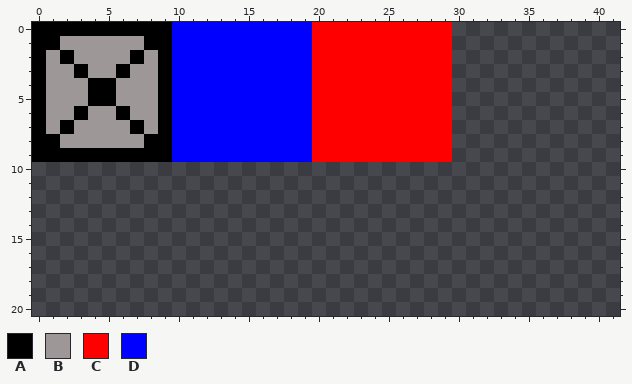
Edited in one commit: pixel-art sprite (Ogmo-Stuff/tileset.png). The picture above is the old version.
The file is 50x60 pixels. Shown: x 0..41, y 0..20.
Palette (. is transparent): A #000000  B #9d9797  C #ff0000  D #0000ff
Pixels before, first column x 0:
 0 AAAAAAAAAADDDDDDDDDDCCCCCCCCCC
 1 AABBBBBBAADDDDDDDDDDCCCCCCCCCC
 2 ABABBBBABADDDDDDDDDDCCCCCCCCCC
 3 ABBABBABBADDDDDDDDDDCCCCCCCCCC
 4 ABBBAABBBADDDDDDDDDDCCCCCCCCCC
 5 ABBBAABBBADDDDDDDDDDCCCCCCCCCC
 6 ABBABBABBADDDDDDDDDDCCCCCCCCCC
 7 ABABBBBABADDDDDDDDDDCCCCCCCCCC
 8 AABBBBBBAADDDDDDDDDDCCCCCCCCCC
 9 AAAAAAAAAADDDDDDDDDDCCCCCCCCCC
Now the later version:
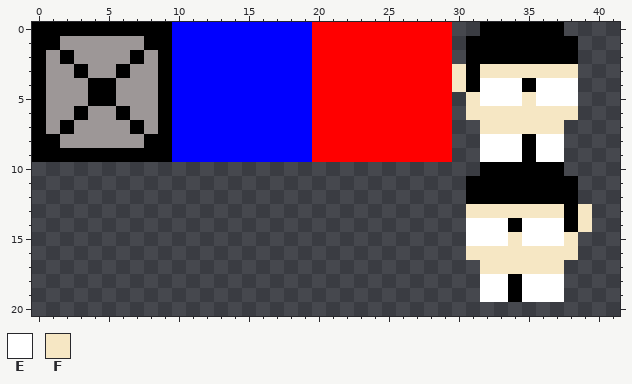
Colours new in this view: E #ffffff  F #f6e7c4
What changed:
Changed rows in their new state; - is an unchanged pixel.
first column x 30:
 0 --AAAAAA--
 1 -AAAAAAAA-
 2 -AAAAAAAA-
 3 FAFFFFFFF-
 4 FAEEEAEEE-
 5 -FEEEFEEE-
 6 -FFFFFFFF-
 7 --FFFFFF--
 8 --EEEAEE--
 9 --EEEAEE--
10 --AAAAAA--
11 -AAAAAAAA-
12 -AAAAAAAA-
13 -FFFFFFFAF
14 -EEEAEEEAF
15 -EEEFEEEF-
16 -FFFFFFFF-
17 --FFFFFF--
18 --EEAEEE--
19 --EEAEEE--
Changed places in both pictures, as pixel boxes (x1, y1, x2, y2):
added: (452, 22, 592, 302)
